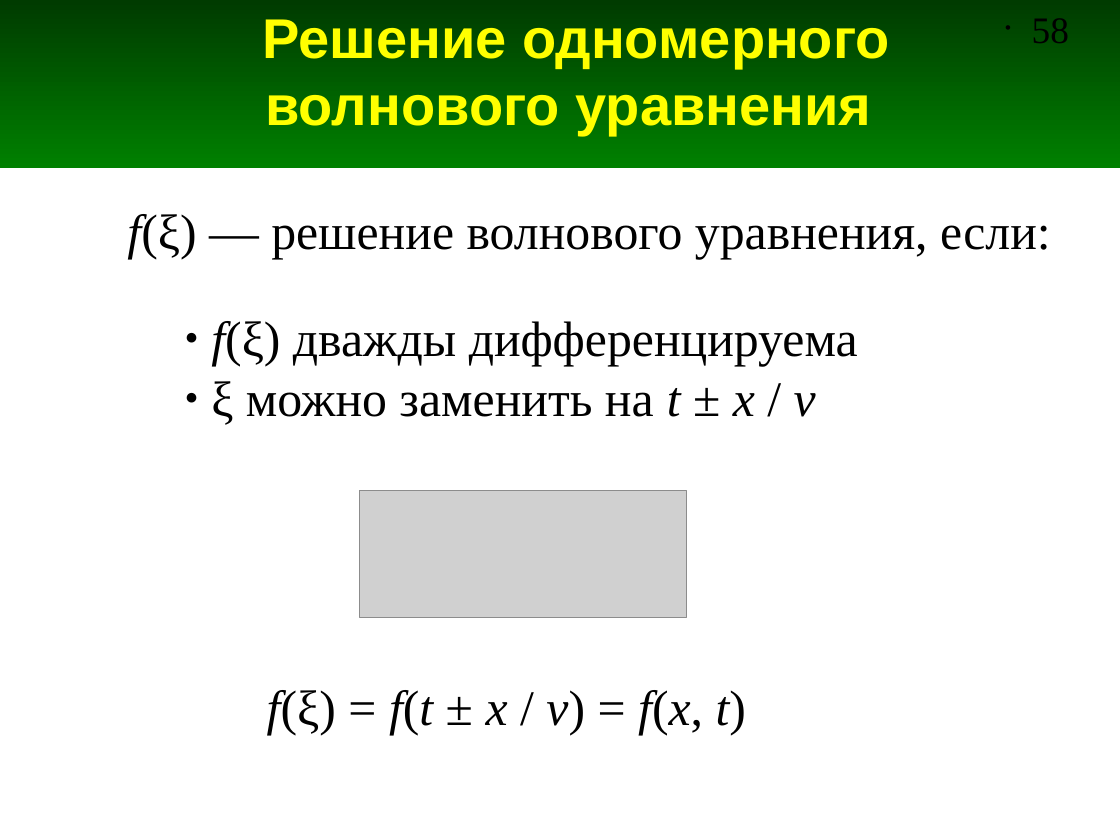
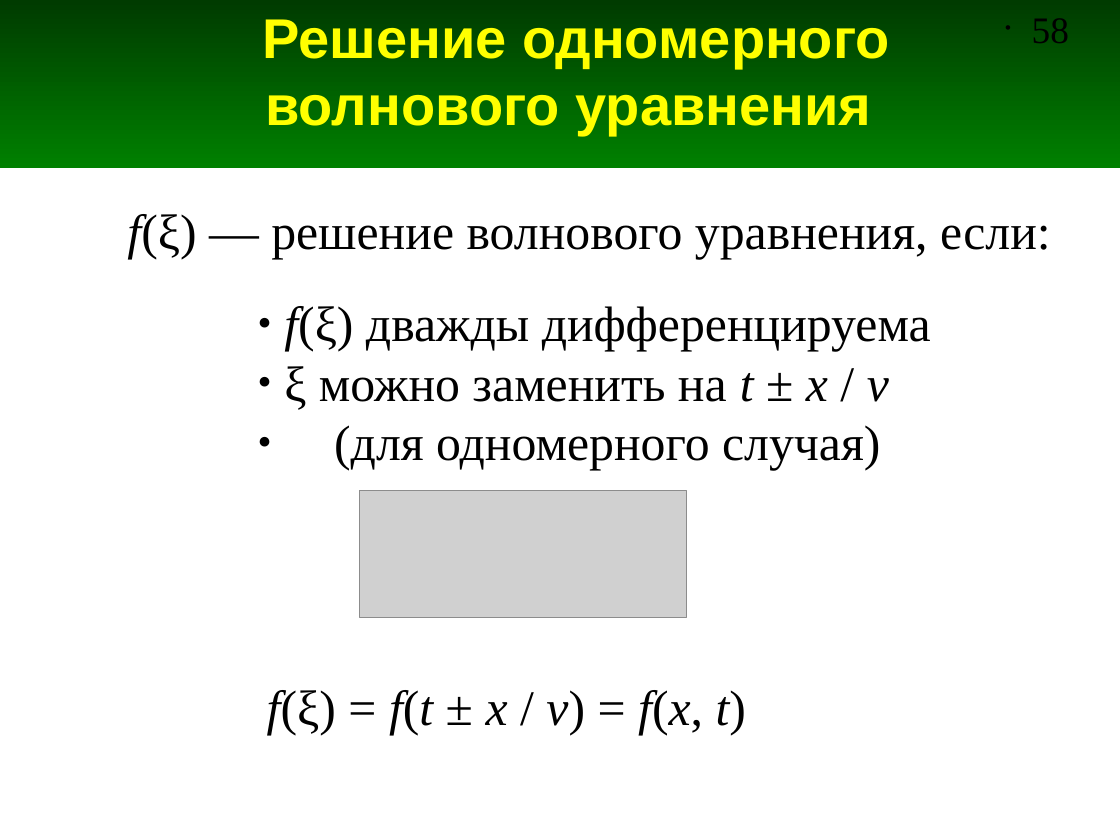
Before and after one commit to andris0147sv/modelling, a slide deck: slide 58 of presentations/2. FDTD.odp. Drawn at 1120x840 pixels with LibreOffice and Linux fonts; fonts in the diff are those of the drawing; grey boxes stand for pictures. Boxes give left, top, right and bottom in pixels: in the first picture for what was removed or moved away, otherwise in the second. Text is boxed around its words. In the diff, an @@ line names an element or a change of style, - is before the commit and + after.

```diff
--- a/presentations/2. FDTD.odp
+++ b/presentations/2. FDTD.odp
@@ text "f(ξ) дважды дифференцируема" moved from (x1=211, y1=321, x2=858, y2=425) to (x1=284, y1=306, x2=931, y2=470) @@
@@ text at (x1=334, y1=425, x2=880, y2=470): paragraph added @@
+● (для одномерного случая)
```
Also in this commit, not shown: 4 other slides changed, 16 slides added.
